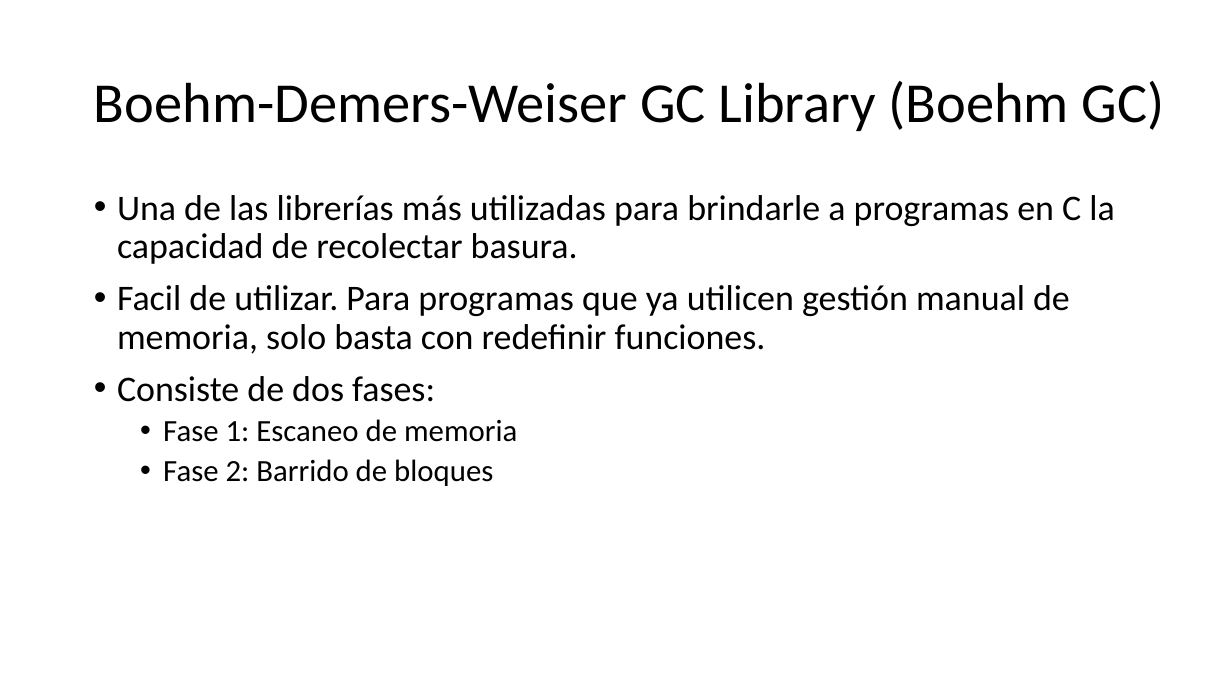
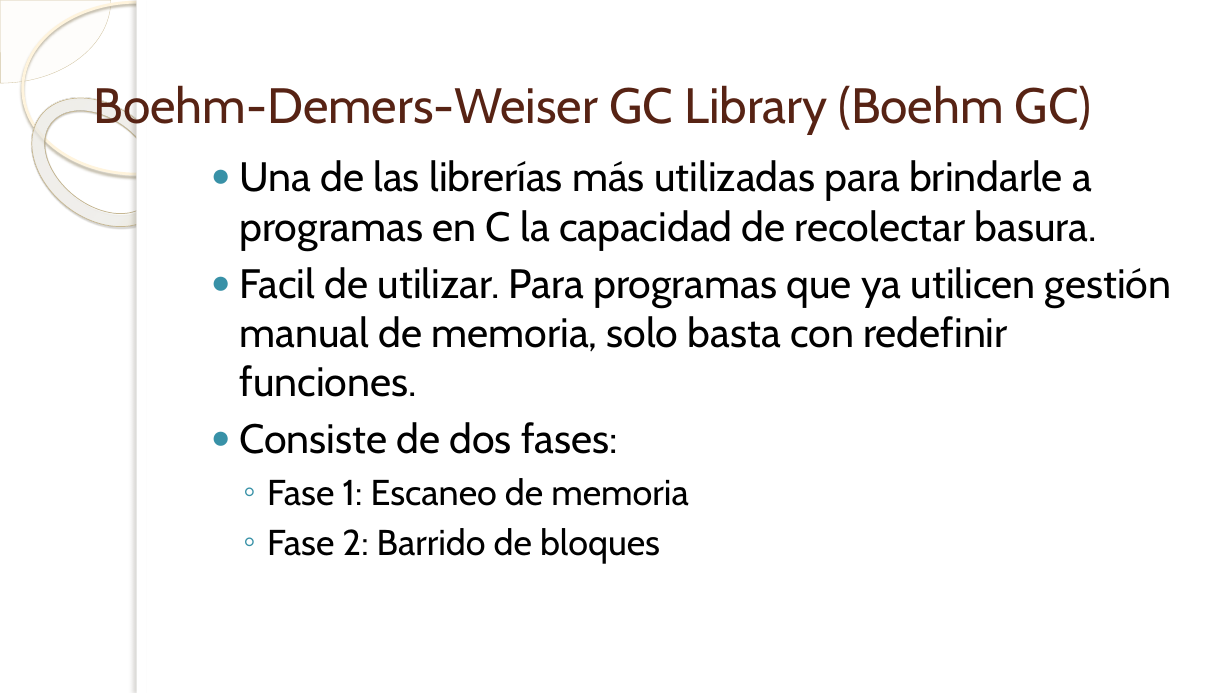
Before and after one commit to kfilella/Investigacion-Garbage-C, a slide deck: slide 4 of Recolección de Basura en C.pptx. Drawn at 1232x693 pixels with LibreOffice and Linux fonts; fonts in the diff are those of the drawing; background and template pictures are left out. Boxes give left, top, right and bottom in pixels: in the first picture for what was removed or moved away, otherwise in the second. Text is boxed around its words. In the diff, an @@ line names an element or a change of style, - is before the commit and + after.

```diff
--- a/Recolección de Basura en C.pptx
+++ b/Recolección de Basura en C.pptx
@@ background #F9F9F9 to picture (left out) @@
@@ pie slice (boxed as its full ellipse) added at (0, 0, 111, 83), fill #FEFAF4 at 33% opacity, outline #D3C39F 0.25 pt @@
@@ ellipse added at (23, 2, 252, 174), outline #FFF5DE 2.15 pt @@
@@ rectangle added at (137, 0, 1232, 693), fill #FFFFFF @@
@@ rectangle added at (137, 0, 147, 693), fill #FFFFFF @@
@@ title "Boehm-Demers-Weiser GC Library (Boehm GC)" at (94, 85, 1092, 134): size 44 to 38.7 pt, font Calibri to Cabin, text colour #000000 to #572314; line spacing 0.9 to 1 @@
@@ donut added at (7, 71, 195, 253), fill gradient #FFFCF6 to #FFFEFB to #F0D28E, outline #C7B893 0.58 pt @@
@@ text "Una de las librerías más ...": place and size @@
-text "Una de las librerías más ..." at (117, 195, 1114, 486)
+text "Una de las librerías más ..." at (239, 160, 1172, 564)
@@ text "Una de las librerías más ..." at (239, 160, 1172, 564): size 28 to 32 pt in "Una de las librerías más utilizadas para ...", "Facil de utilizar. Para programas que ya ...", "Consiste de dos fases:"; font Calibri to Cabin; size 24 to 28 pt in "Fase 1: Escaneo de memoria", "Fase 2: Barrido de bloques"; bullet • to ●; line spacing 0.9 to 1; less space between paragraphs; bullet • to ◦ @@
```
Also in this commit, not shown: 3 other slides changed, 8 slides added, 2 slides removed, 7 other files.
